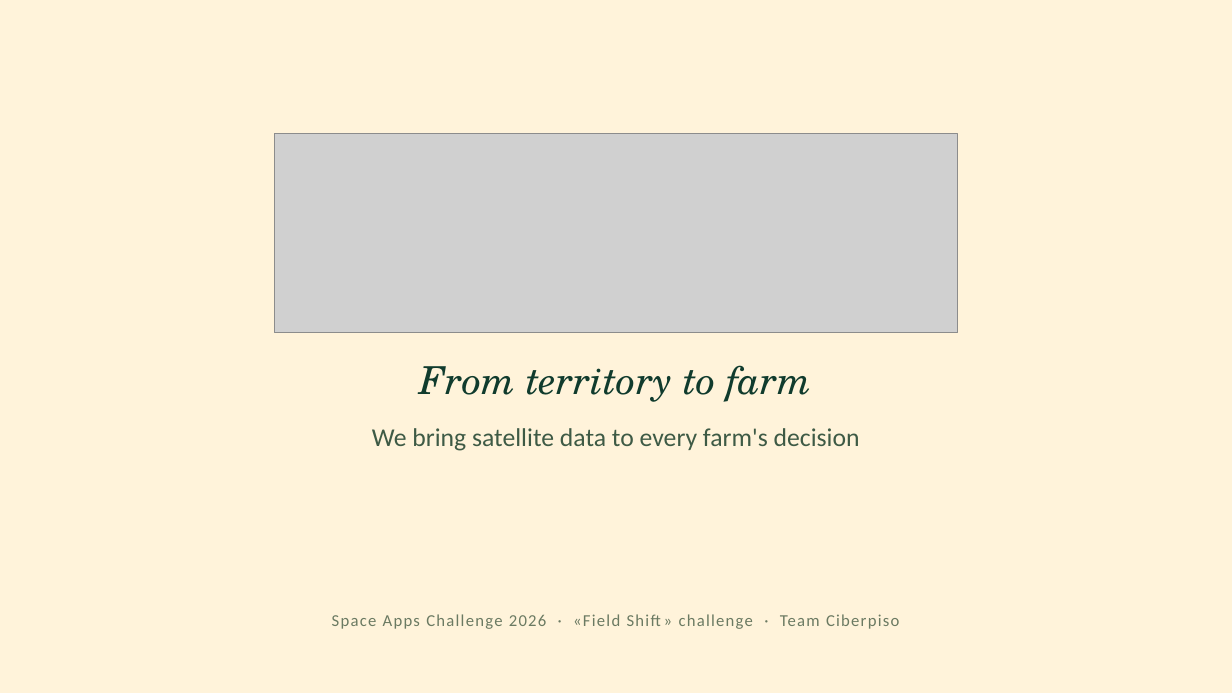
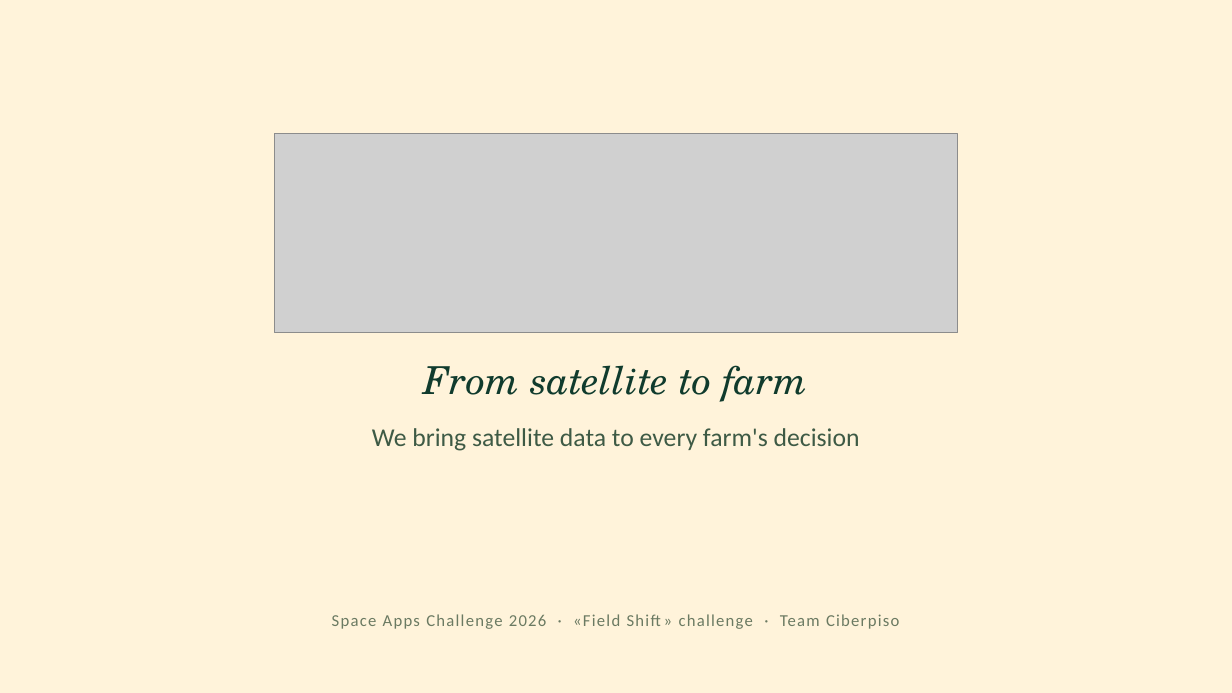
Before and after one commit to jesus1516/Ciberpiso, a slide deck: slide 3 of presentation/AgroSpace-EN.pptx. Drawn at 1232x693 pixels with LibreOffice and Linux fonts; fonts in the diff are those of the drawing; grey boxes stand for pictures. Boxes give left, top, right and bottom in pixels: in the first picture for what was removed or moved away, otherwise in the second. Text is boxed around its words. In the diff, an @@ line names an element or a change of style, - is before the commit and + after.

```diff
--- a/presentation/AgroSpace-EN.pptx
+++ b/presentation/AgroSpace-EN.pptx
@@ text at (424,365,808,401): text changed @@
-From territory to farm
+From satellite to farm
```
Also in this commit, not shown: 1 other slide changed, 7 other files.
